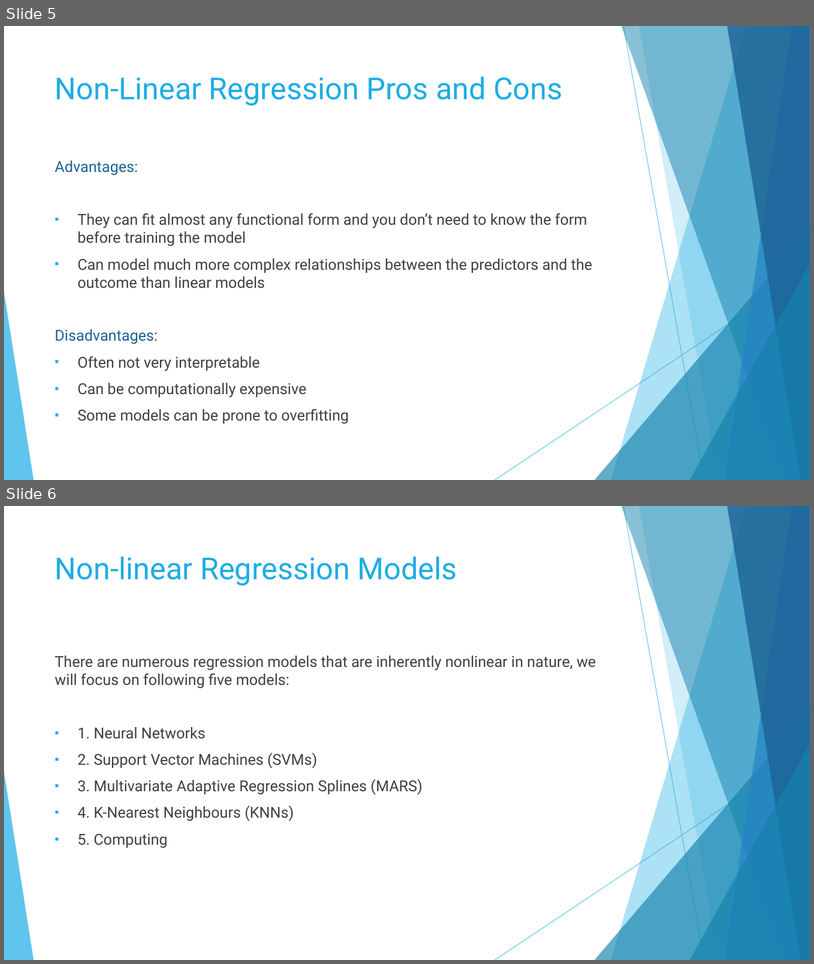
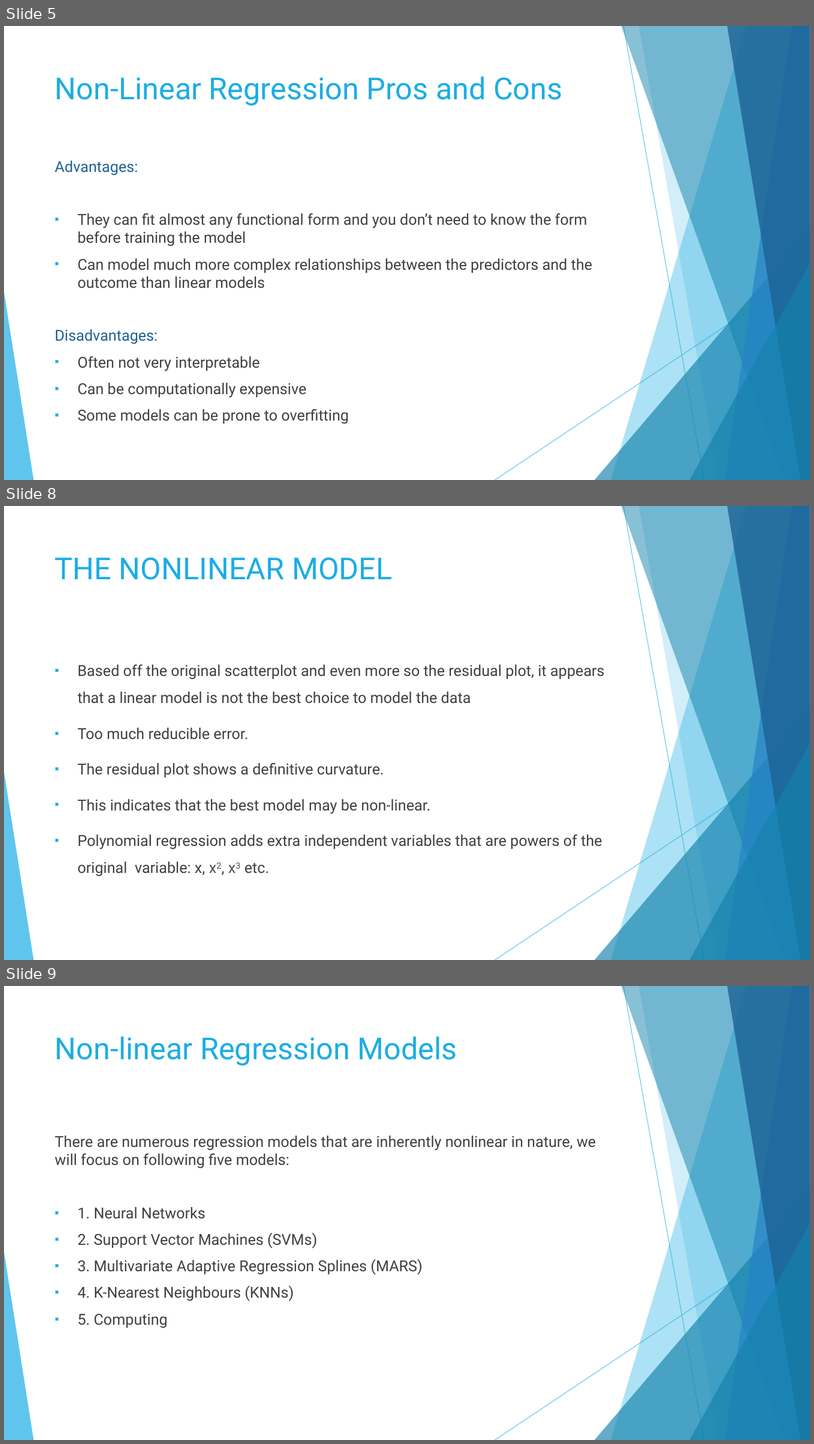
Before and after one commit to GabrielSantos33/Non-linear-regression, a slide deck: Non Linear regression.pptx. Shown one above the other, each under a label of ours: slides 5 and 6 before the commit, slides 5, 8 and 9 after it; the slides between them are not shown. The pictures are 814x964 and 814x1444 pixels, drawn with LibreOffice and Linux fonts; fonts in the diff are those of the drawing. Boxes give left, top, right and bottom in pixels: in the first picture for what was removed or moved away, otherwise in the second. Text is boxed around its words. In the diff, an @@ line names an element or a change of style, - is before the commit and + after.

```diff
--- a/Non Linear regression.pptx
+++ b/Non Linear regression.pptx
@@ slide 8 added at bbox=[4, 506, 810, 960], background #FFFFFF; not listed: 10 template elements that a slide beside it also shows @@
@@ title added at bbox=[55, 557, 392, 580], 36 pt, text #1CADE4 @@
+THE NONLINEAR MODEL
@@ text added at bbox=[78, 664, 605, 876], 18 pt, text #404040 @@
+▪ Based off the original scatterplot and even more so the residual plot, it appears that a linear model is not the best choice to model the data
+▪ Too much reducible error.
+▪ The residual plot shows a definitive curvature.
+▪ This indicates that the best model may be non-linear.
+▪ Polynomial regression adds extra independent variables that are powers of the original variable: x, x2, x3 etc.
@@ what was slide 6 is now slide 9 @@
```
Also in this commit, not shown: 1 slide changed, 1 other slide added, 1 other file.
